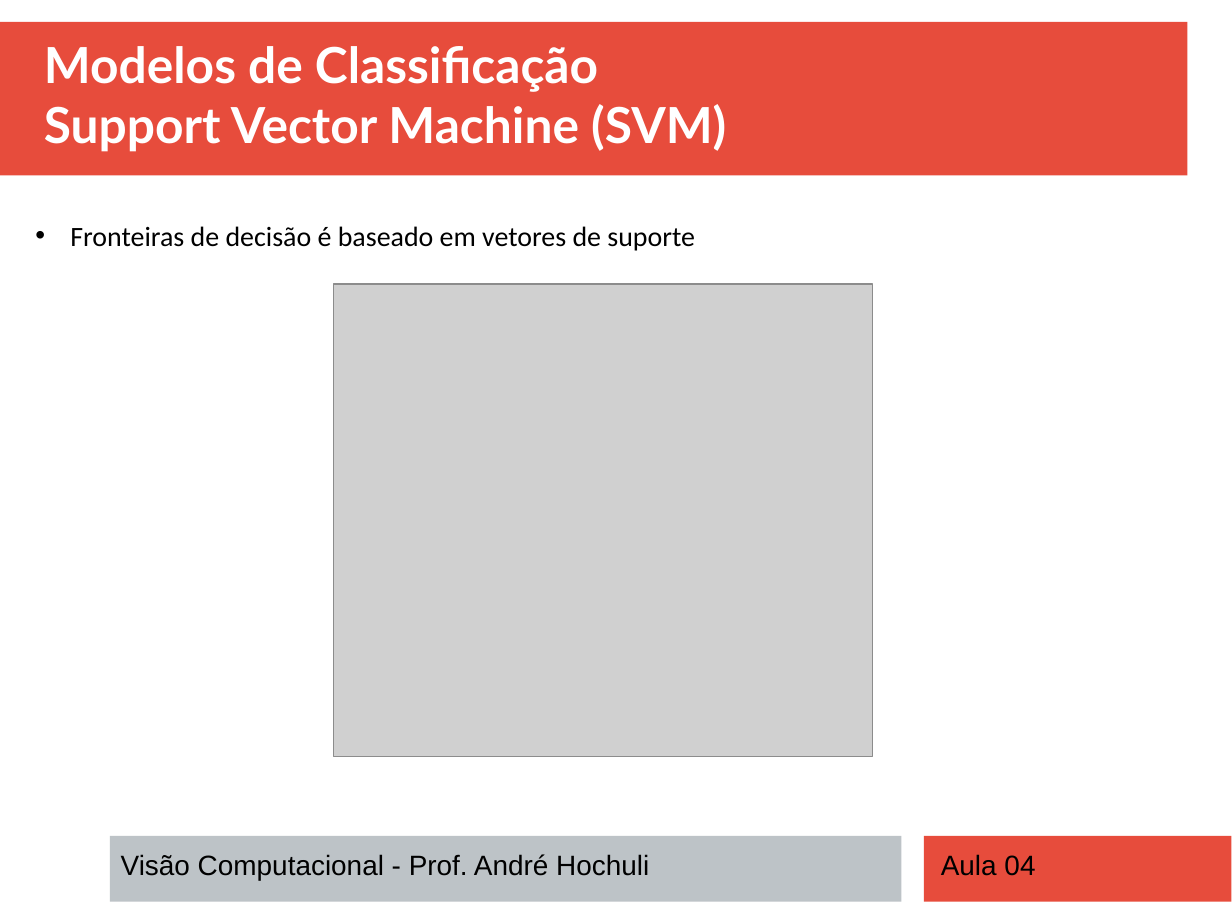
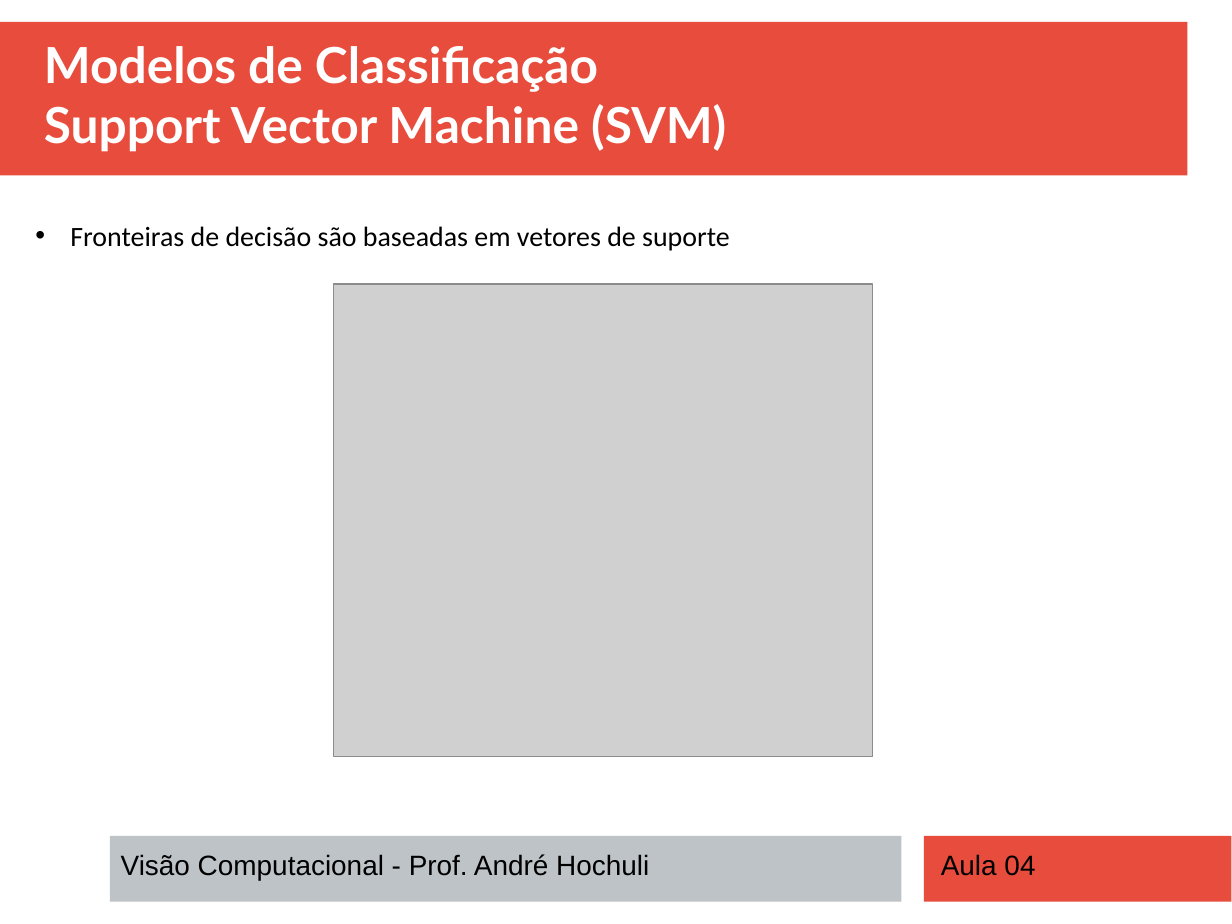
Before and after one commit to andrehochuli/teaching, a slide deck: slide 19 of Visão Computacional/Aula 04 - Classificação/Aula 04 - Classificação.pptx (slide 18 before the commit). Drawn at 1232x924 pixels with LibreOffice and Linux fonts; fonts in the diff are those of the drawing; grey boxes stand for pictures. Boxes give left, top, right and bottom in pixels: in the first picture for what was removed or moved away, otherwise in the second. Text is boxed around its words. In the diff, an @@ line names an element or a change of style, - is before the commit and + after.

```diff
--- a/Visão Computacional/Aula 04 - Classificação/Aula 04 - Classificação.pptx
+++ b/Visão Computacional/Aula 04 - Classificação/Aula 04 - Classificação.pptx
@@ text at [70,226,730,251]: text changed @@
-• Fronteiras de decisão é baseado em vetores de suporte
+• Fronteiras de decisão são baseadas em vetores de suporte
```
Also in this commit, not shown: 6 other slides changed, 1 slide added, 3 other files.
